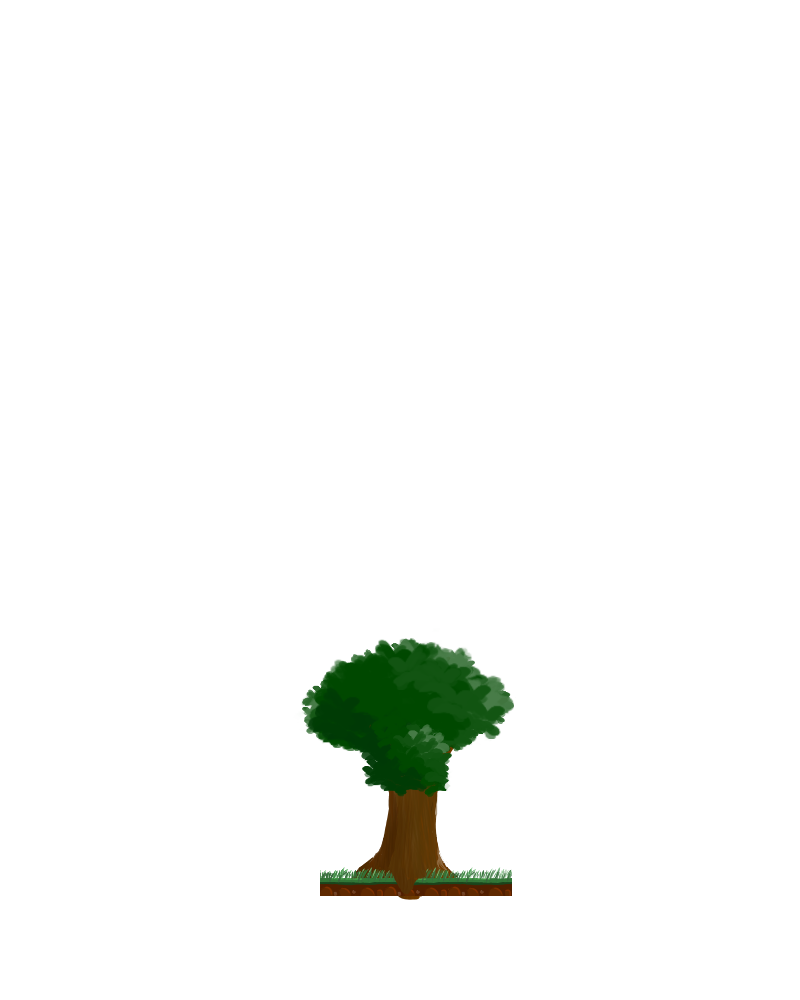
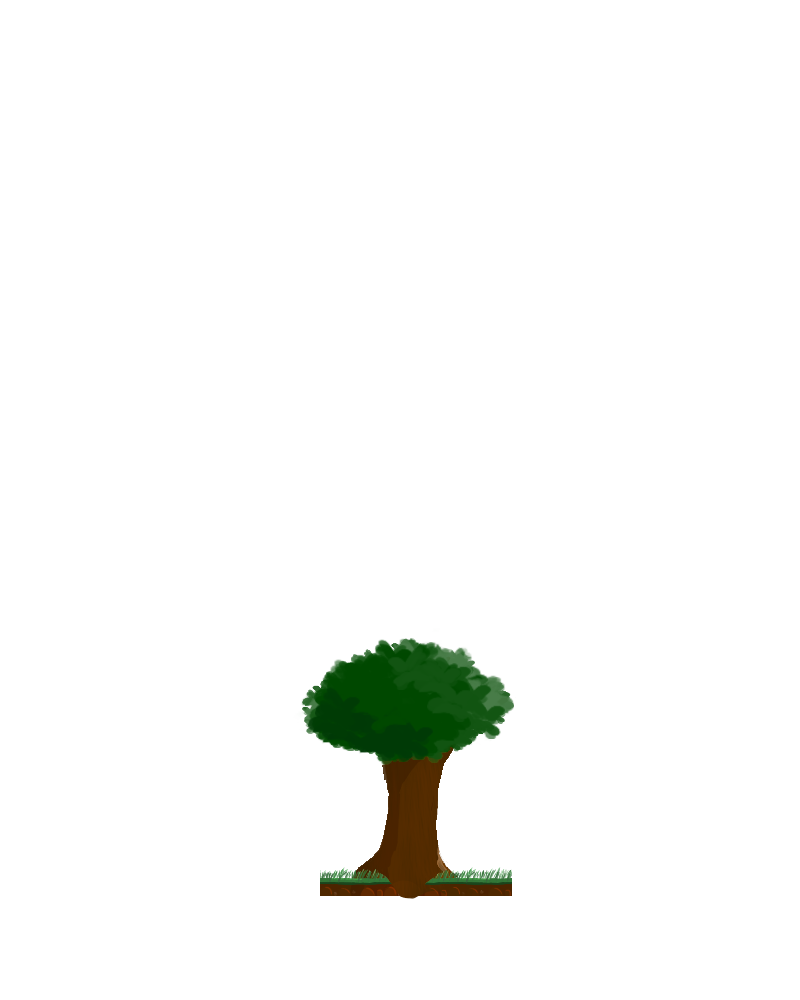
Two versions of the same layered image (800x1000). Layer-by-layer changes:
hid group "Copy of Layer 18" (15 layers) over left=320, top=720, right=512, bottom=900
"Mask Layer" (1st of 4, in "Copy of Layer 18" › "Clipping Group 9"): opacity 100% → 60% over left=320, top=720, right=512, bottom=900
painted on "Layer 2" (1st of 2, in "Copy of Layer 18" › "Clipping Group 9") over left=320, top=720, right=512, bottom=900
"Mask Layer" (3rd of 4, in "Layer 18" › "Clipping Group 9"): opacity 100% → 38%, blend normal → color dodge over left=320, top=720, right=512, bottom=900
painted on "Layer 2" (2nd of 2, in "Layer 18" › "Clipping Group 9") over left=320, top=720, right=512, bottom=900
